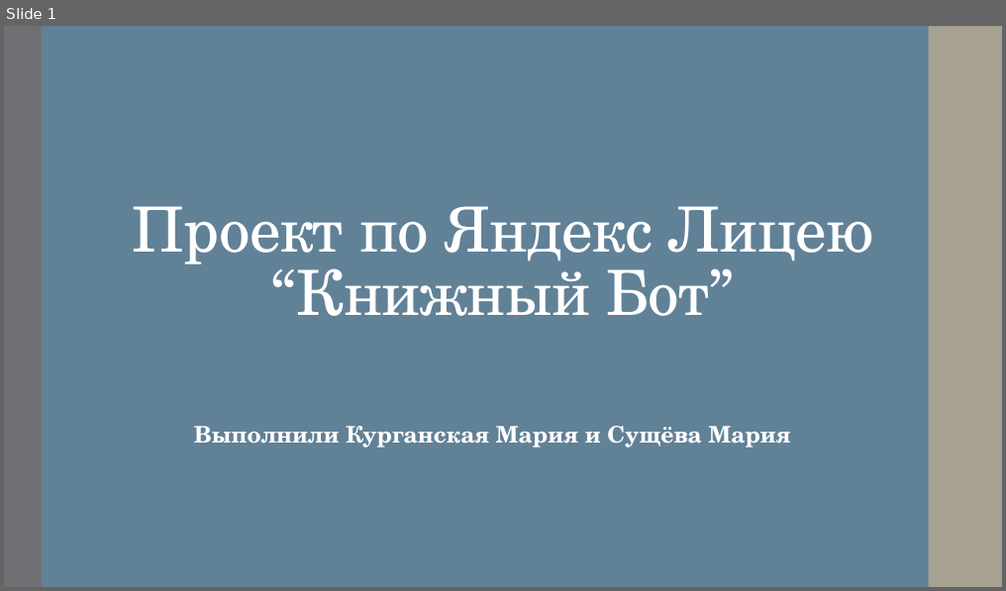
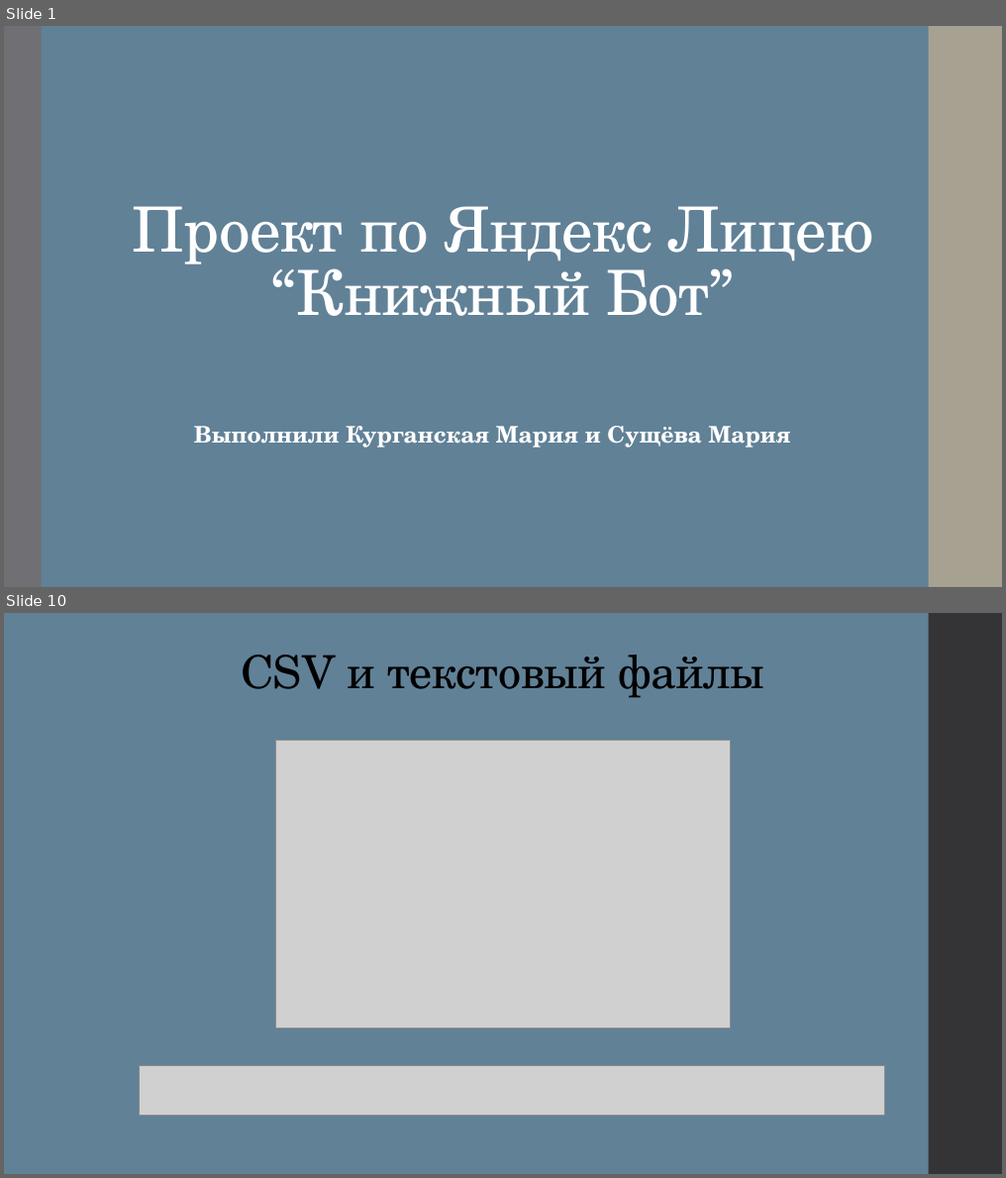
Before and after one commit to Sushcheva/Telegram-, a slide deck: Презентация по проекту.pptx. Shown one above the other, each under a label of ours: slide 1 before the commit, slides 1 and 10 after it; the slides between them are not shown. The pictures are 1006x591 and 1006x1178 pixels, drawn with LibreOffice and Linux fonts; fonts in the diff are those of the drawing; grey boxes stand for pictures. Boxes give left, top, right and bottom in pixels: in the first picture for what was removed or moved away, otherwise in the second. Text is boxed around its words. In the diff, an @@ line names an element or a change of style, - is before the commit and + after.

```diff
--- a/Презентация по проекту.pptx
+++ b/Презентация по проекту.pptx
@@ slide 10 added at (4,613,1002,1174), background #618197 @@
@@ rectangle added at (929,613,1002,1174), fill #353537 @@
@@ title added at (241,655,765,698), 44 pt, text #000000 @@
+CSV и текстовый файлы
@@ picture added at (275,741,731,1029) @@
@@ picture added at (140,1065,885,1115) @@
```
Also in this commit, not shown: 4 slides changed, 5 other slides added, 1 slide removed.
